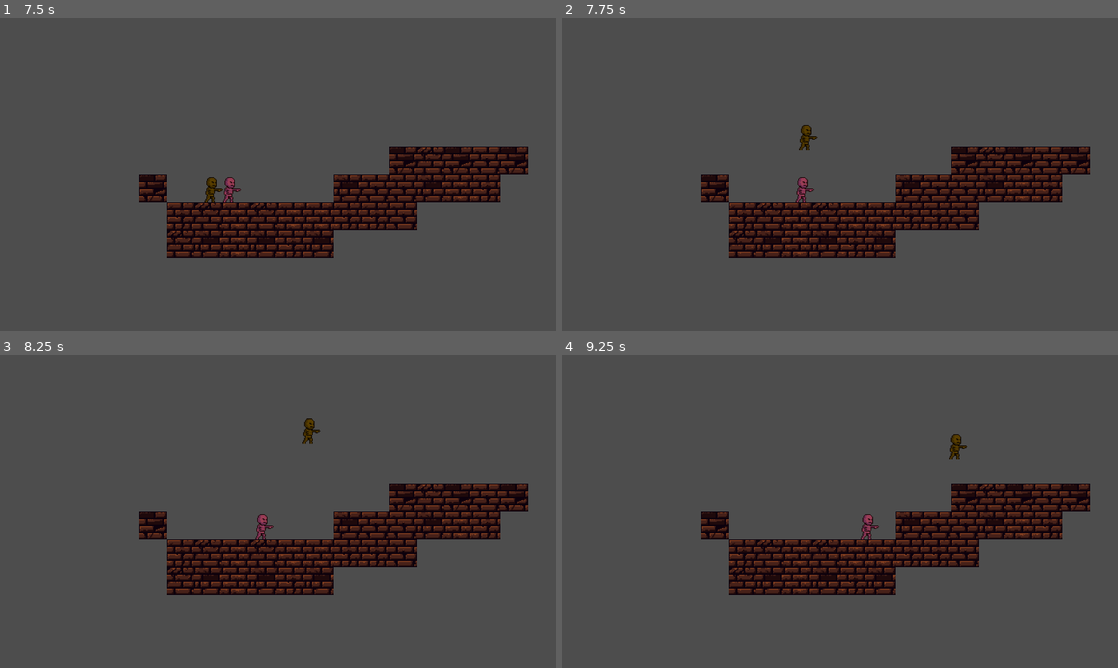
Above: before the commit, frames 1-4 (two rows, left to right).
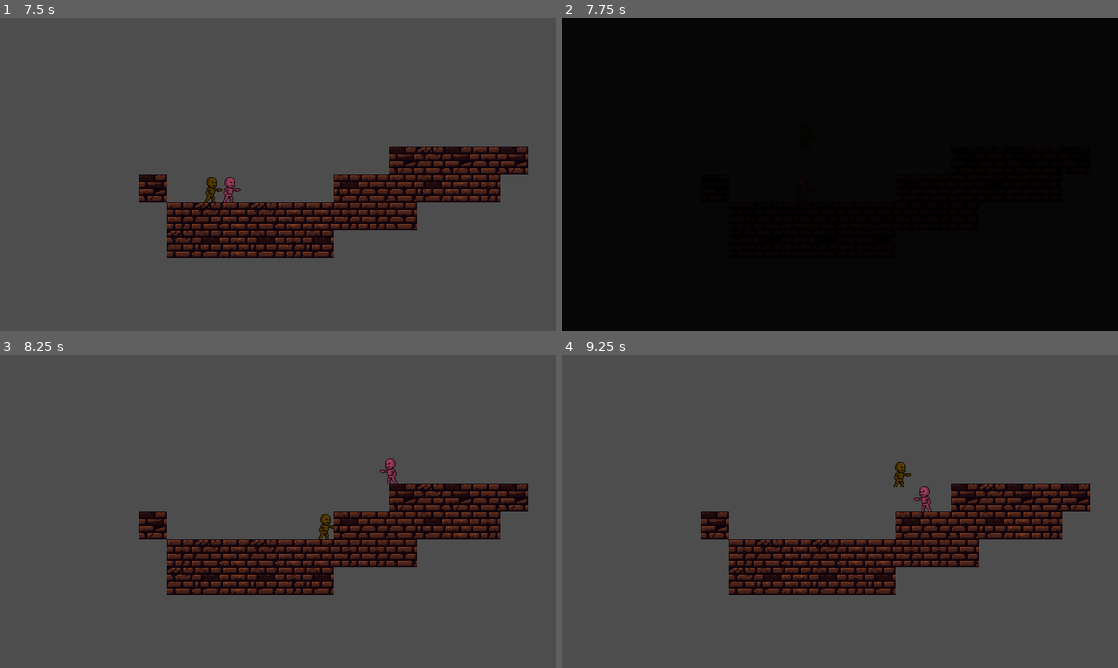
Above: after the commit, the same moments.

Repository: greatbrick0/GdFallJam2025
Game: Godot game, scene res://Scenes/test_level_1.tscn
Same seed, same stepped clock (60 frames per second), same inputs: the game is played once before the commit and once after it. This scene is started directly instead of the project's main scene.
Inputs:
- Up to frame 1 (7.5 s): hold D (moveright) 0.53-2.03 s; tap Space (jump) at 0.77, 1.52, 3.02, 3.77, 4.52, 6.02, 6.77 s; hold A (moveleft) 2.03-2.78 s; hold D (moveright) 2.78-4.28 s; hold A (moveleft) 4.28-5.03 s; hold D (moveright) 5.03-5.78 s; hold A (moveleft) 5.78-7.28 s; hold D (moveright) from 7.28 s (still down)
- Up to frame 2 (7.75 s): keep holding D (moveright); tap Space (jump) at 7.52 s
- Up to frame 3 (8.25 s): keep holding D (moveright)
- Up to frame 4 (9.25 s): keep holding D (moveright); tap Space (jump) at 9.02 s

Frame 1 is identical in both runs. In frame 2, 96% of the frame differs, in the area x 0-100%, y 0-100%; in frame 3, 0.6%; in frame 4, 0.6%.

Commit message:
Added Dying

Diff:
--- a/gdfalljam/Scripts/actor.gd
+++ b/gdfalljam/Scripts/actor.gd
@@ -18,9 +18,9 @@
 
 func _on_hitbox_area_entered(area: Area2D):
 	if(area.get_parent().velocity.y >= velocity.y):
-		GetHit()
+		call_deferred("GetHit")
 	else:
-		DoHit()
+		call_deferred("DoHit")
 
 func GetHit() -> void:
 	print(name + " died")
--- a/gdfalljam/Scripts/player.gd
+++ b/gdfalljam/Scripts/player.gd
@@ -17,5 +17,8 @@
 	$Visuals.scale.x = (1 if facingRight else -1)
 	move_and_slide()
 
+func GetHit() -> void:
+	LevelManager.StartTransition()
+
 func DoHit() -> void:
 	velocity.y = jumpForce
--- a/gdfalljam/Scripts/skeleton.gd
+++ b/gdfalljam/Scripts/skeleton.gd
@@ -13,3 +13,6 @@
 
 	$Visuals.scale.x = (1 if facingRight else -1)
 	move_and_slide()
+
+func GetHit() -> void:
+	queue_free()
